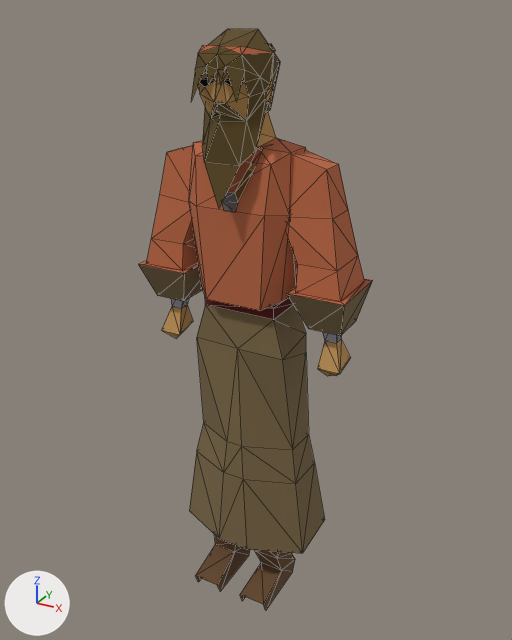
What one commit did to the glTF model public/models/spice-shops.gltf.
Camera for both pictures: a 50 mm camera at (109.0, -194.0, 201.0) aimed at (-2.0, 8.0, 100.0). The axes (+X, +Y, +Z) are drawn at lower left. The lights are the same throughout. The older version comes first. Mesh edges are drawn as thin lines. Vertices at exactly the same position are counted once.

The scene before the commit, as lines of its bpy script (objects in view):
```python
me_mesh_0 = bpy.data.meshes.new('Mesh_0')
me_mesh_0.from_pydata(...)  # 290 vertices, 516 faces; spans x -38.0..38.0, y -20.0..26.0, z -6.0..196.0
me_mesh_0.materials.append(mat_material_0)  # picture img_image_0
ob_mesh_0 = bpy.data.objects.new('Mesh_0', me_mesh_0)
ob_mesh_0.location = (0.0, 0.0, 0.0)
```
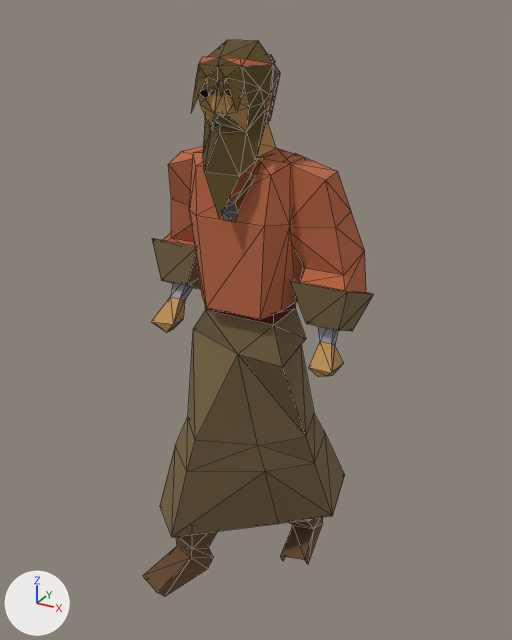
The newer file adds a shape key; the second version is drawn at full value of the shape key 'target_1' of 'Mesh_0', and the change is written as the vertex moves it makes.

Changed parts and their boxes (x1, y1, x2, y2) in the pictures (512 x 640 px; the box of a moved part takes in the faces that stretch with it):
'Mesh_0', reshaped
    before: (138, 29, 373, 611)
    after: (143, 40, 374, 597)
part 1 of me_mesh_0, rebuilt (48% wider, 6% shorter)
    before: (189, 297, 325, 611)
    after: (143, 302, 345, 597)
part 2 of me_mesh_0, rebuilt
    before: (287, 150, 373, 376)
    after: (290, 154, 374, 377)
part 3 of me_mesh_0, rebuilt
    before: (138, 145, 203, 339)
    after: (151, 146, 203, 333)
part 4 of me_mesh_0, moved or reshaped
    before: (189, 29, 306, 311)
    after: (189, 40, 304, 319)

The change in detail:
me_mesh_0 is used by ob_mesh_0; location (0.0, 0.0, 0.0).
me_mesh_0 had 290 vertices, 516 faces and spanned x -38.0..38.0, y -20.0..26.0, z -6.0..196.0.
me_mesh_0 now has 291 vertices, 516 faces and spans x -38.0..38.0, y -31.0..44.0, z -7.0..193.0.
me_mesh_0 part 1: the loose piece of 90 vertices spanning x -25.0..25.0, y -18.0..26.0, z -6.0..123.0 is rebuilt with 90 vertices and now spans x -36.0..27.0, y -31.0..44.0, z -7.0..121.0.
me_mesh_0 part 2: the loose piece of 40 vertices spanning x 14.0..38.0, y -11.0..13.0, z 91.0..163.0 is rebuilt with 40 vertices and now spans x 14.0..38.0, y -11.0..15.0, z 94.0..161.0.
me_mesh_0 part 3: the loose piece of 40 vertices spanning x -38.0..-14.0, y -11.0..13.0, z 91.0..163.0 is rebuilt with 40 vertices and now spans x -38.0..-14.0, y -12.0..20.0, z 96.0..162.0.
Part 4, on me_mesh_0:
117 vertices are removed from x -18.0..18.0, y -20.0..11.0, z 114.0..196.0.
198 faces are deleted.
118 vertices are added at x -18.0..18.0, y -20.0..11.0, z 111.0..193.0.
198 new faces join them.
